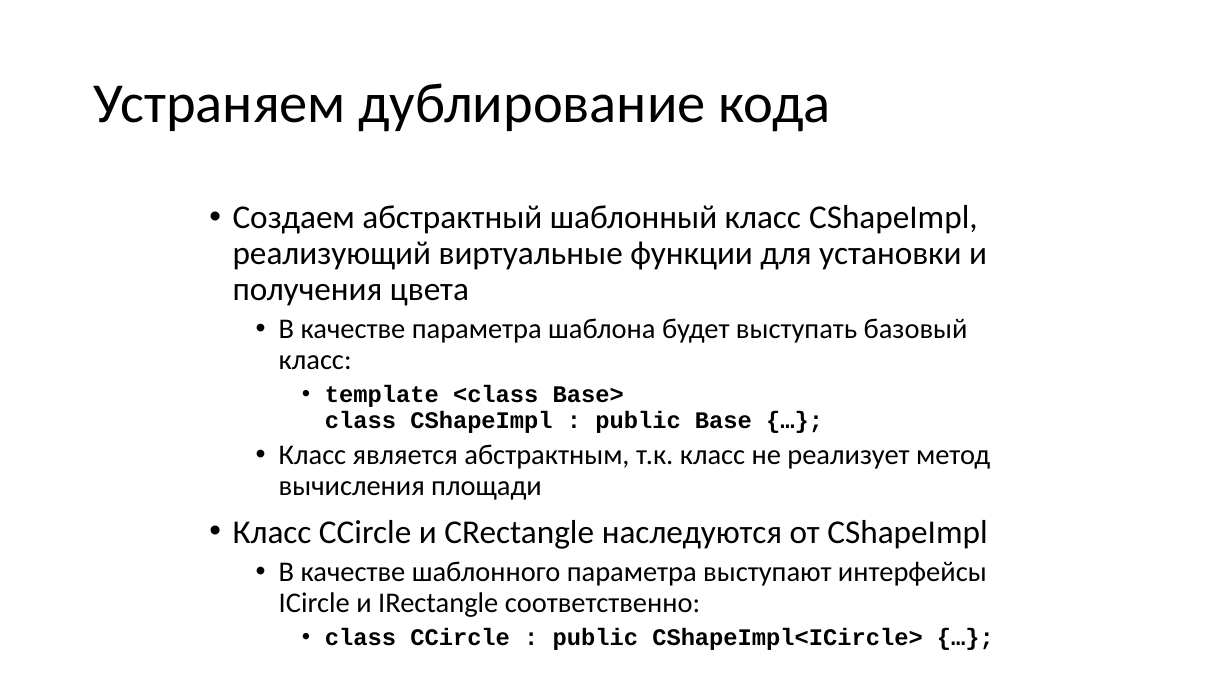
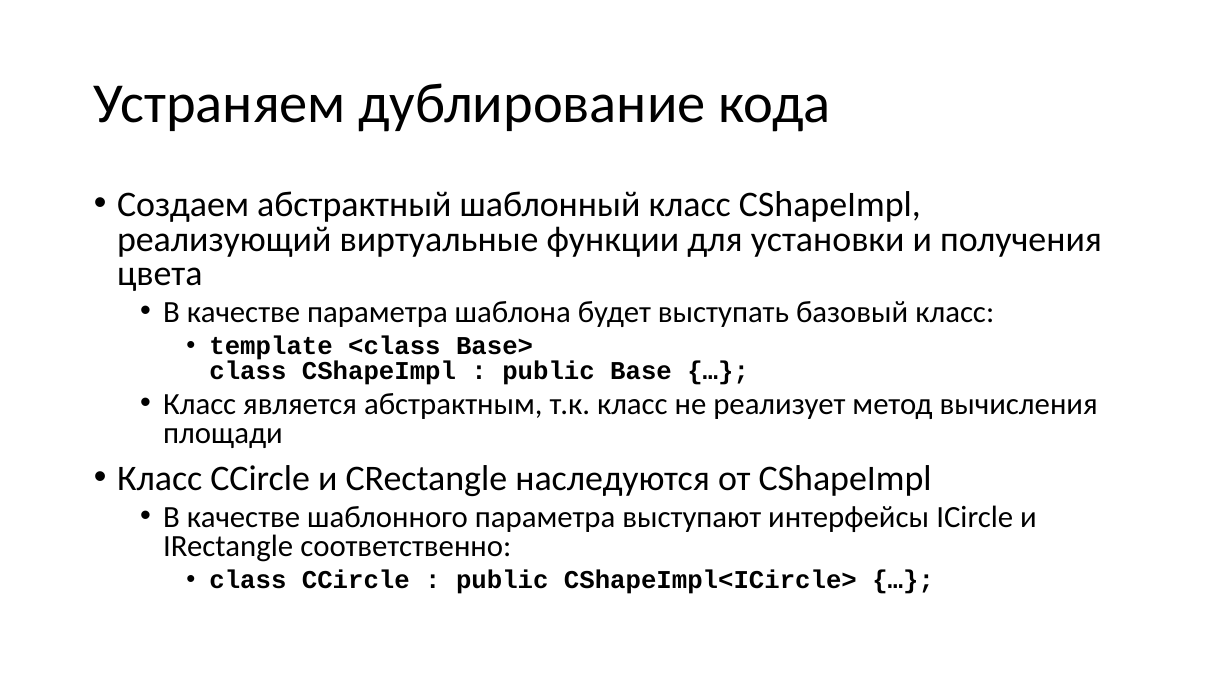
Before and after one commit to alexey-malov/oop, a slide deck: slide 72 of lectures/06/Обобщенное программирование, шаблоны.pptx (slide 59 before the commit). Drawn at 1232x693 pixels with LibreOffice and Linux fonts; fonts in the diff are those of the drawing. Boxes give left, top, right and bottom in pixels: in the first picture for what was removed or moved away, otherwise in the second. Text is boxed around its words. In the diff, an @@ line names an element or a change of style, - is before the commit and + after.

```diff
--- a/lectures/06/Обобщенное программирование, шаблоны.pptx
+++ b/lectures/06/Обобщенное программирование, шаблоны.pptx
@@ text "Создаем абстрактный шаблонный класс CShapeImpl, ...": place and size @@
-text "Создаем абстрактный шаблонный класс CShapeImpl, ..." at box(233, 205, 990, 650)
+text "Создаем абстрактный шаблонный класс CShapeImpl, ..." at box(117, 191, 1102, 594)
@@ text "Создаем абстрактный шаблонный класс CShapeImpl, ..." at box(117, 191, 1102, 594): size 25.9 to 28 pt in "Создаем абстрактный шаблонный класс CShapeImpl, реализующий  ...", "Класс CCircle и CRectangle наследуются от CShapeImpl"; size 22.2 to 24 pt in "В качестве параметра шаблона будет выступать базовый ...", "Класс является абстрактным, т.к. класс не реализует ...", "В качестве шаблонного параметра выступают интерфейсы IСircle ..."; size 18.5 to 20 pt in "template <class Base> class CShapeImpl : public ...", "class CCircle : public CShapeImpl<ICircle> {…};"; line spacing 0.9 to 0.8 @@
```
Also in this commit, not shown: 17 other slides changed, 16 slides added, 3 slides removed, 21 other files.
